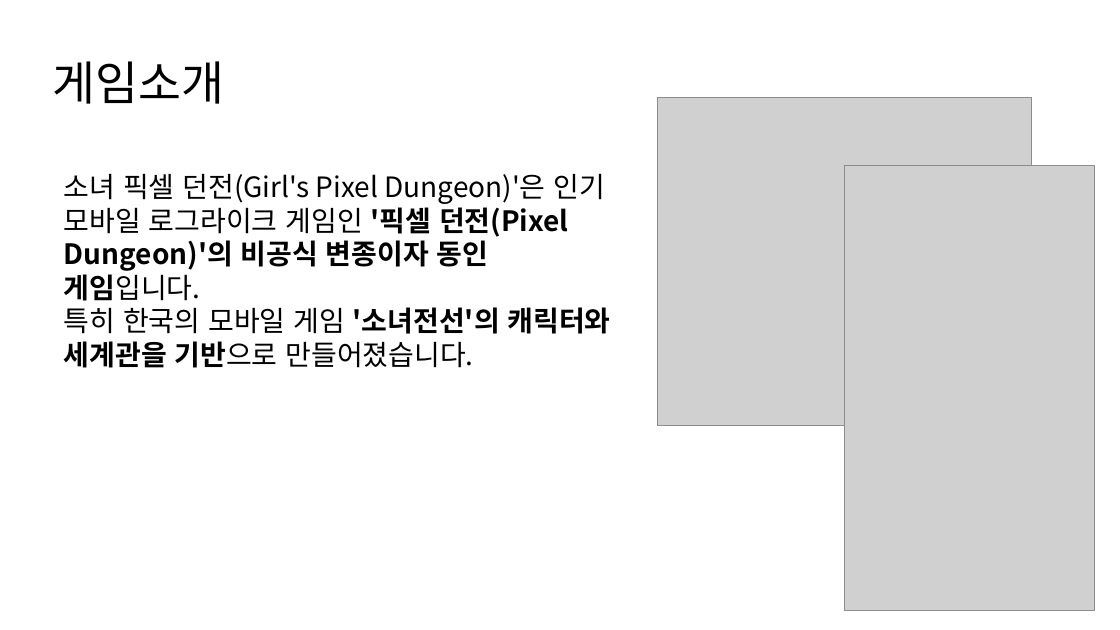
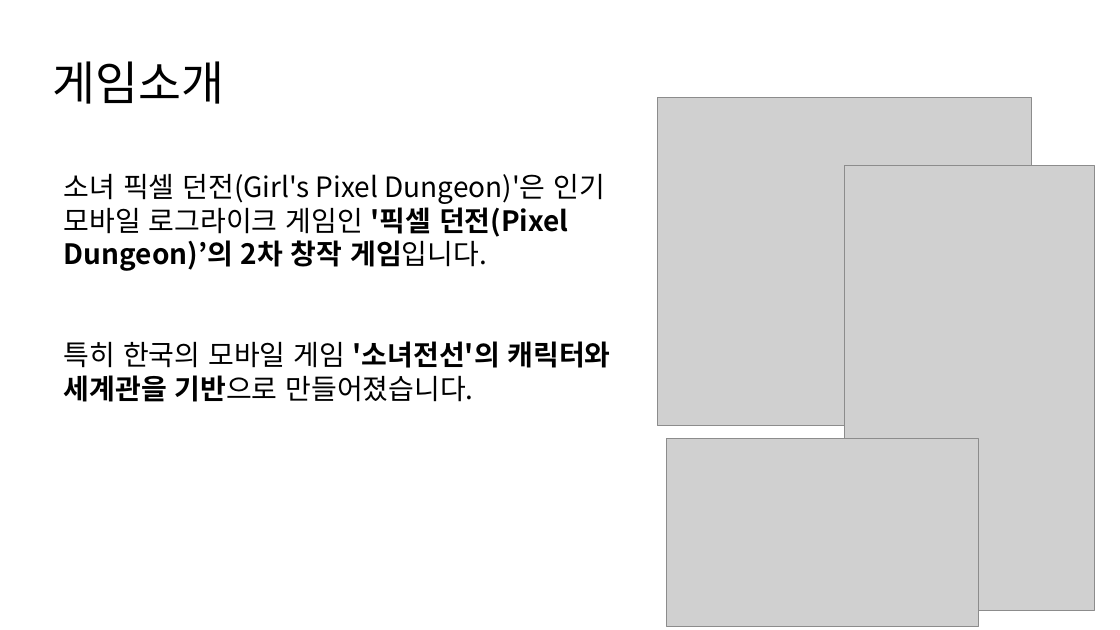
Before and after one commit to responbility/personal_project, a slide deck: slide 2 of 2DGP_소녀픽셀던전.pptx. Drawn at 1120x630 pixels with LibreOffice and Linux fonts; fonts in the diff are those of the drawing; grey boxes stand for pictures. Boxes give left, top, right and bottom in pixels: in the first picture for what was removed or moved away, otherwise in the second. Text is boxed around its words. In the diff, an @@ line names an element or a change of style, - is before the commit and + after.

Commit message:
change_file

```diff
--- a/2DGP_소녀픽셀던전.pptx
+++ b/2DGP_소녀픽셀던전.pptx
@@ text at [64, 173, 606, 271]: text changed @@
-소녀 픽셀 던전(Girl's Pixel Dungeon)'은 인기 모바일 로그라이크 게임인 '픽셀 던전(Pixel Dungeon)'의 비공식 변종이자 동인 게임입니다.
+소녀 픽셀 던전(Girl's Pixel Dungeon)'은 인기 모바일 로그라이크 게임인 '픽셀 던전(Pixel Dungeon)’의 2차 창작 게임입니다.
@@ picture added at [666, 439, 979, 626] @@
```
Also in this commit, not shown: 1 other slide changed, 2 slides added, 2 slides removed.
